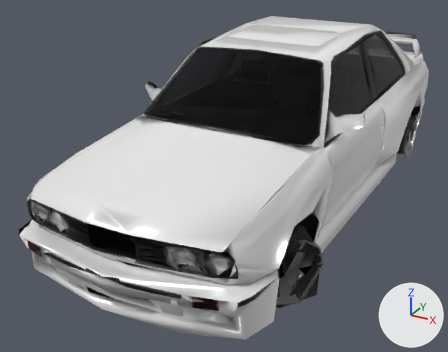
Two versions of the glTF model game/public/assets/cars/e30/lod2.glb, one commit apart.
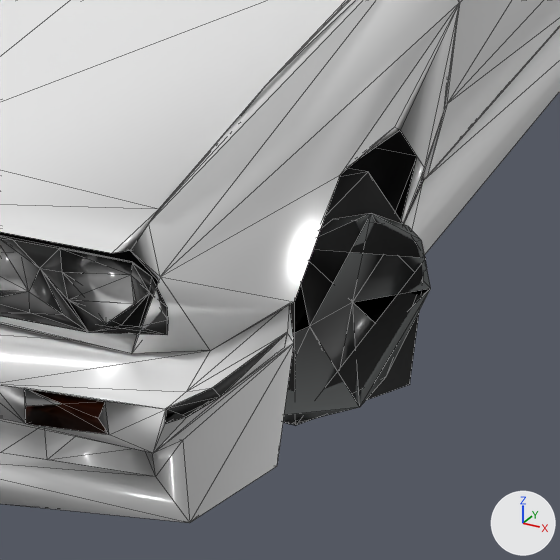
The first picture shows the older version from a camera (50 mm lens) standing at (1.91, -4.3, 2.24) and looking at (-0.26, -0.35, 0.27). The close-ups show the older and then the newer version on the part from 41% to 82% of the width and 48% to 100% of the height of that picture. Only the edits that show in the close-ups are written down. The lights are fixed; the arrows at lower right show +X, +Y and +Z. The close-ups show mesh edges as thin lines. Vertices at exactly the same position are counted once.

Objects in the first close-up: 'body', 'wheel_FR'.
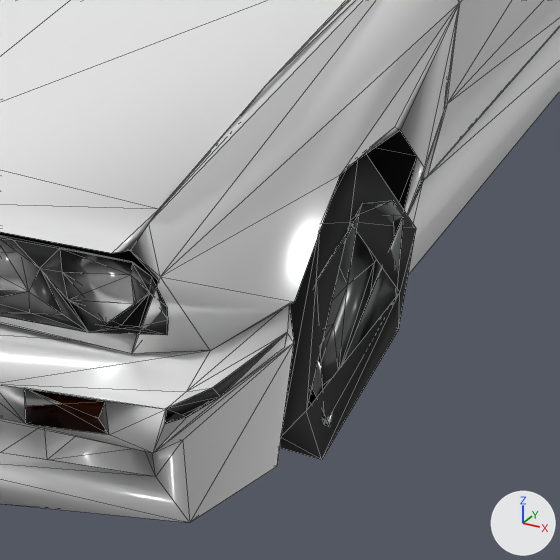
Where the change shows, as pixel boxes [x1, y1, x2, y2] in the close-ups (560 x 560 px):
```json
{"object": "wheel_FR", "change": "reshaped", "before": [283, 169, 431, 426], "after": [280, 154, 416, 460]}
{"part": 1, "of": "me_wheel_fr", "change": "rebuilt", "before": [283, 214, 431, 424], "after": [309, 201, 403, 427]}
{"part": 2, "of": "me_wheel_fr", "change": "rebuilt", "before": [285, 169, 426, 426], "after": [280, 154, 416, 460]}
```

The change, as JSON lines over the scene's bpy script:
```json
{"block": "me_wheel_fr", "where": "# used by ob_wheel_fr; location = (0.717, -1.405, 0.311)"}
{"op": "remove", "block": "me_wheel_fr", "code": "me_wheel_fr.from_pydata(...)  # 43 vertices, 76 faces; spans x -0.227..0.193, y -0.305..0.305, z -0.219..0.289"}
{"op": "add", "block": "me_wheel_fr", "code": "me_wheel_fr.from_pydata(...)  # 49 vertices, 81 faces; spans x -0.156..0.115, y -0.281..0.289, z -0.289..0.295"}
{"block": "me_wheel_fr", "change": "me_wheel_fr part 1: the loose piece of 32 vertices spanning x -0.227..0.193, y -0.246..0.249, z -0.218..0.218 is rebuilt with 29 vertices and now spans x -0.156..0.115, y -0.203..0.216, z -0.218..0.218"}
{"block": "me_wheel_fr", "change": "me_wheel_fr part 2: the loose piece of 11 vertices spanning x -0.222..0.181, y -0.305..0.305, z -0.219..0.289 is rebuilt with 17 vertices and now spans x -0.141..0.11, y -0.281..0.289, z -0.289..0.295"}
{"block": "me_wheel_fr", "change": "other edits to the shape of me_wheel_fr do not show in these pictures"}
```
